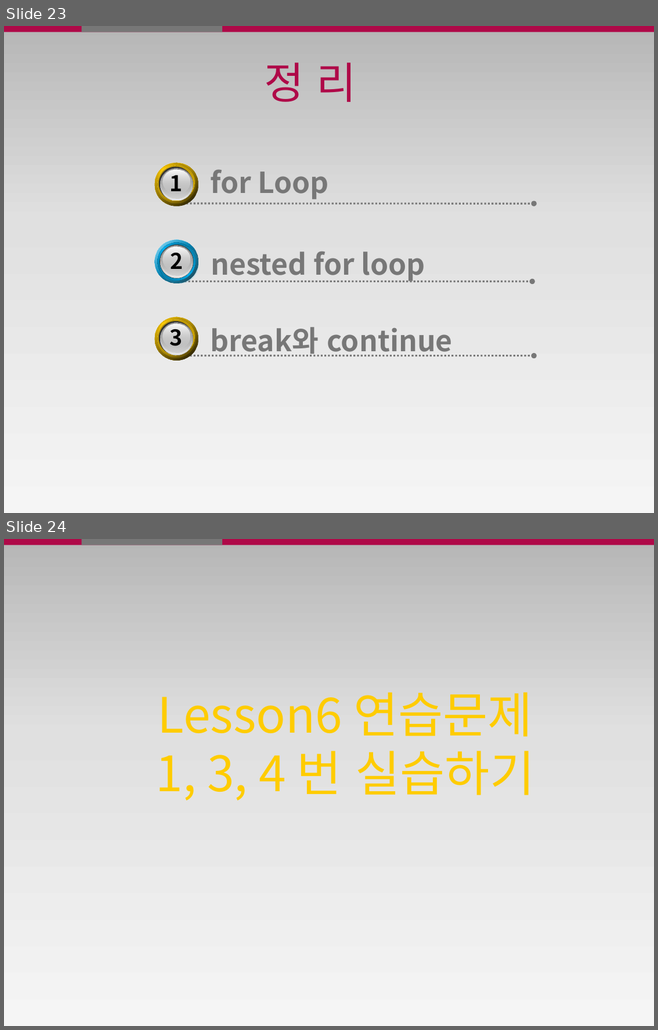
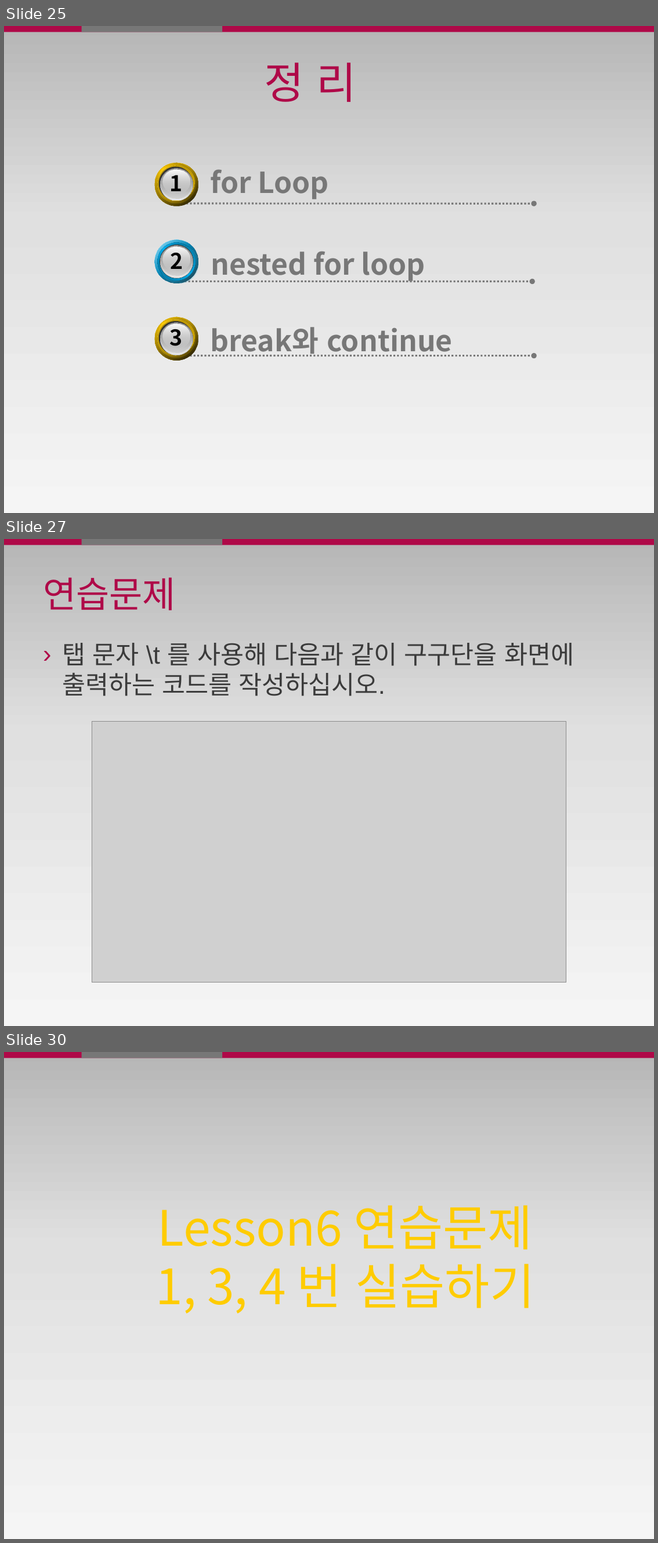
Before and after one commit to JoshWorld/java_ppt, a slide deck: 4일차/4일 1강 반복문 for (Lesson6).pptx. Shown one above the other, each under a label of ours: slides 23 and 24 before the commit, slides 25, 27 and 30 after it; the slides between them are not shown. The pictures are 658x1030 and 658x1543 pixels, drawn with LibreOffice and Linux fonts; fonts in the diff are those of the drawing; grey boxes stand for pictures. Boxes give left, top, right and bottom in pixels: in the first picture for what was removed or moved away, otherwise in the second. Text is boxed around its words. In the diff, an @@ line names an element or a change of style, - is before the commit and + after.

```diff
--- a/4일차/4일 1강 반복문 for (Lesson6).pptx
+++ b/4일차/4일 1강 반복문 for (Lesson6).pptx
@@ slide 27 added at (4, 539, 654, 1026), background gradient #B6B6B6 to #E1E1E1 to #F5F5F5; not listed: 2 template elements that a slide beside it also shows @@
@@ title added at (43, 577, 176, 610), 40 pt, text #AF0948 @@
+연습문제
@@ text added at (62, 643, 574, 696), 28 pt, text #3B3B3B @@
+› 탭 문자 \t 를 사용해 다음과 같이 구구단을 화면에 출력하는 코드를 작성하십시오.
@@ picture added at (92, 722, 566, 983) @@
@@ what was slide 23 is now slide 25 @@
@@ what was slide 24 is now slide 30 @@
```
Also in this commit, not shown: 5 other slides added, 1 other file.
